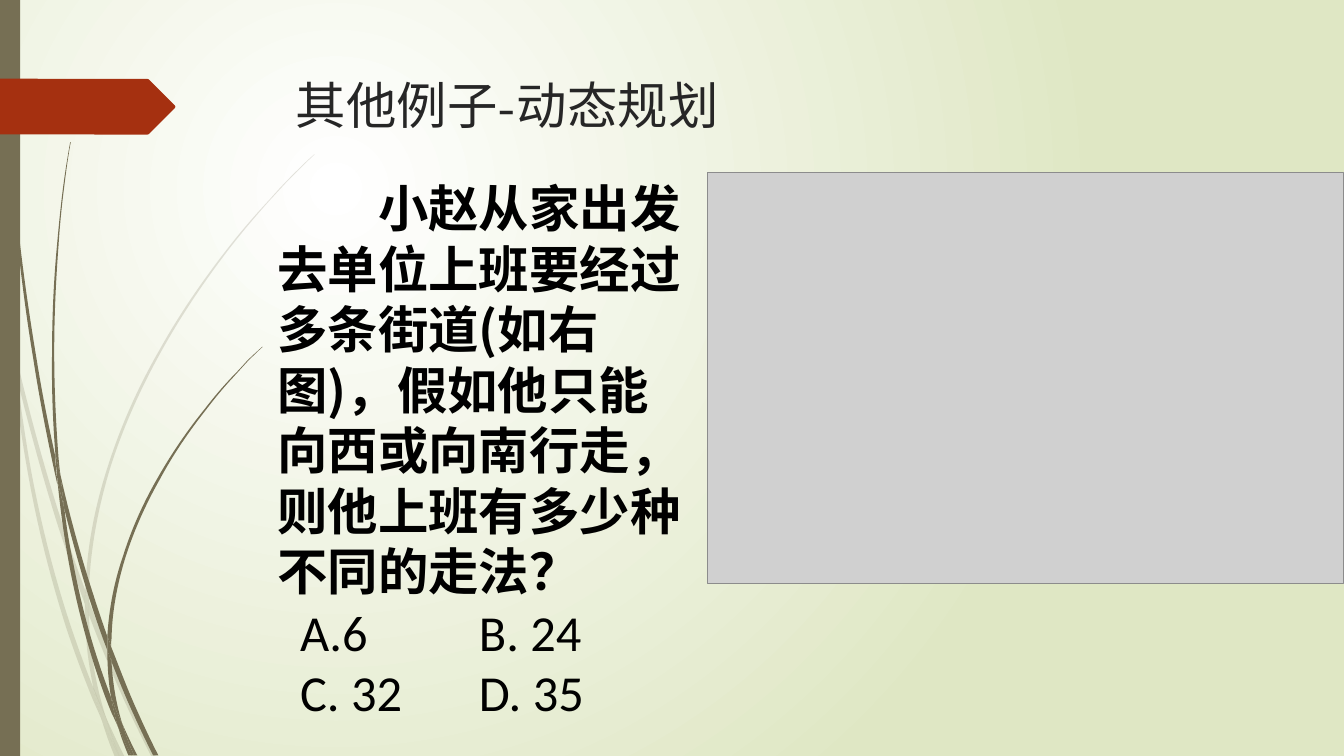
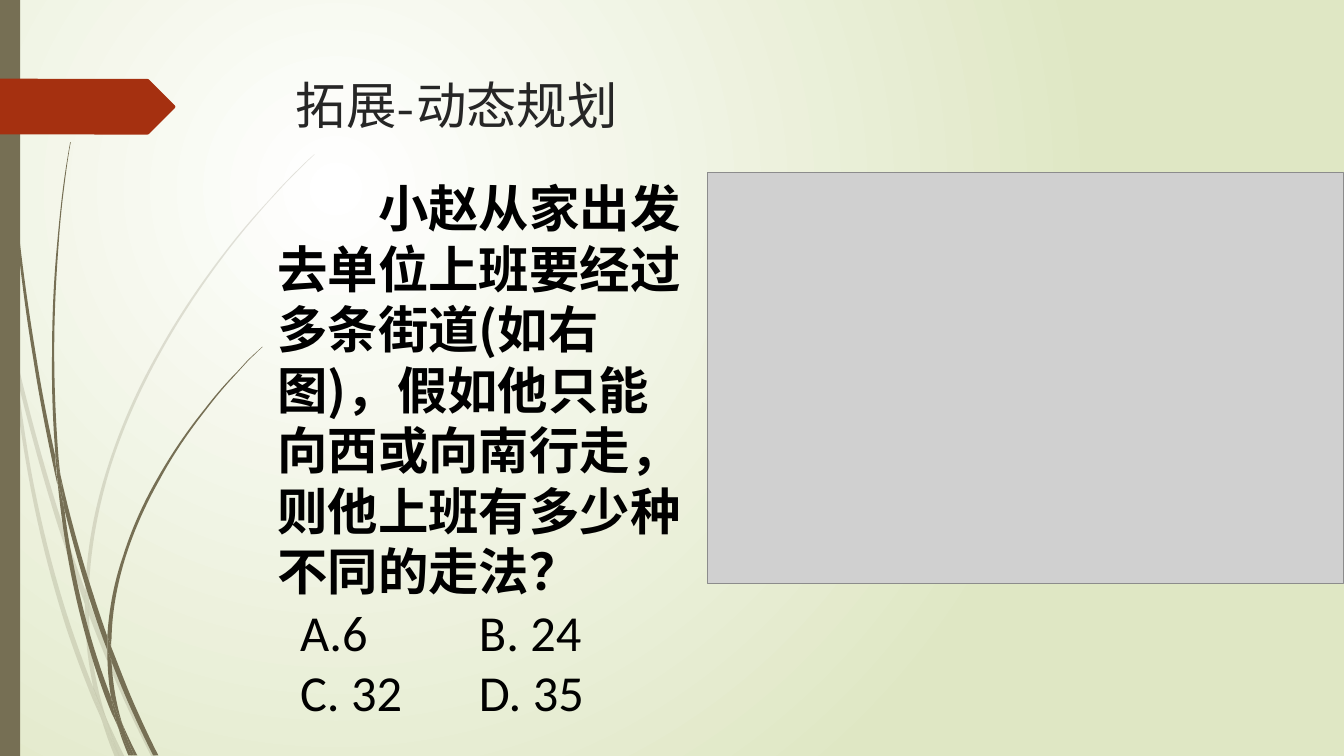
Before and after one commit to hongm32/2020design, a slide deck: slide 14 of 【第10课】递归算法/【第10课】递归算法.pptx (slide 17 before the commit). Drawn at 1344x756 pixels with LibreOffice and Linux fonts; fonts in the diff are those of the drawing; grey boxes stand for pictures. Boxes give left, top, right and bottom in pixels: in the first picture for what was removed or moved away, otherwise in the second. Text is boxed around its words. In the diff, an @@ line names an element or a change of style, - is before the commit and + after.

```diff
--- a/【第10课】递归算法/【第10课】递归算法.pptx
+++ b/【第10课】递归算法/【第10课】递归算法.pptx
@@ title at <box>296,81,618,128</box>: text changed @@
-其他例子-动态规划
+拓展-动态规划
```
Also in this commit, not shown: 7 other slides changed, 3 slides removed, 7 other files.
